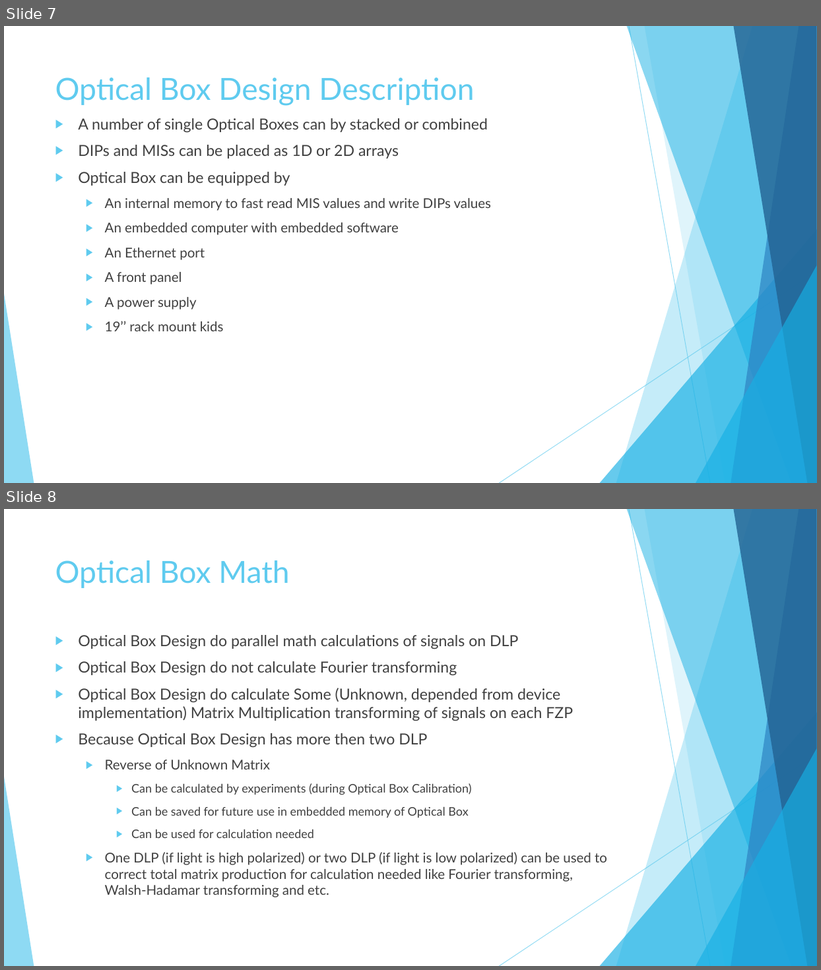
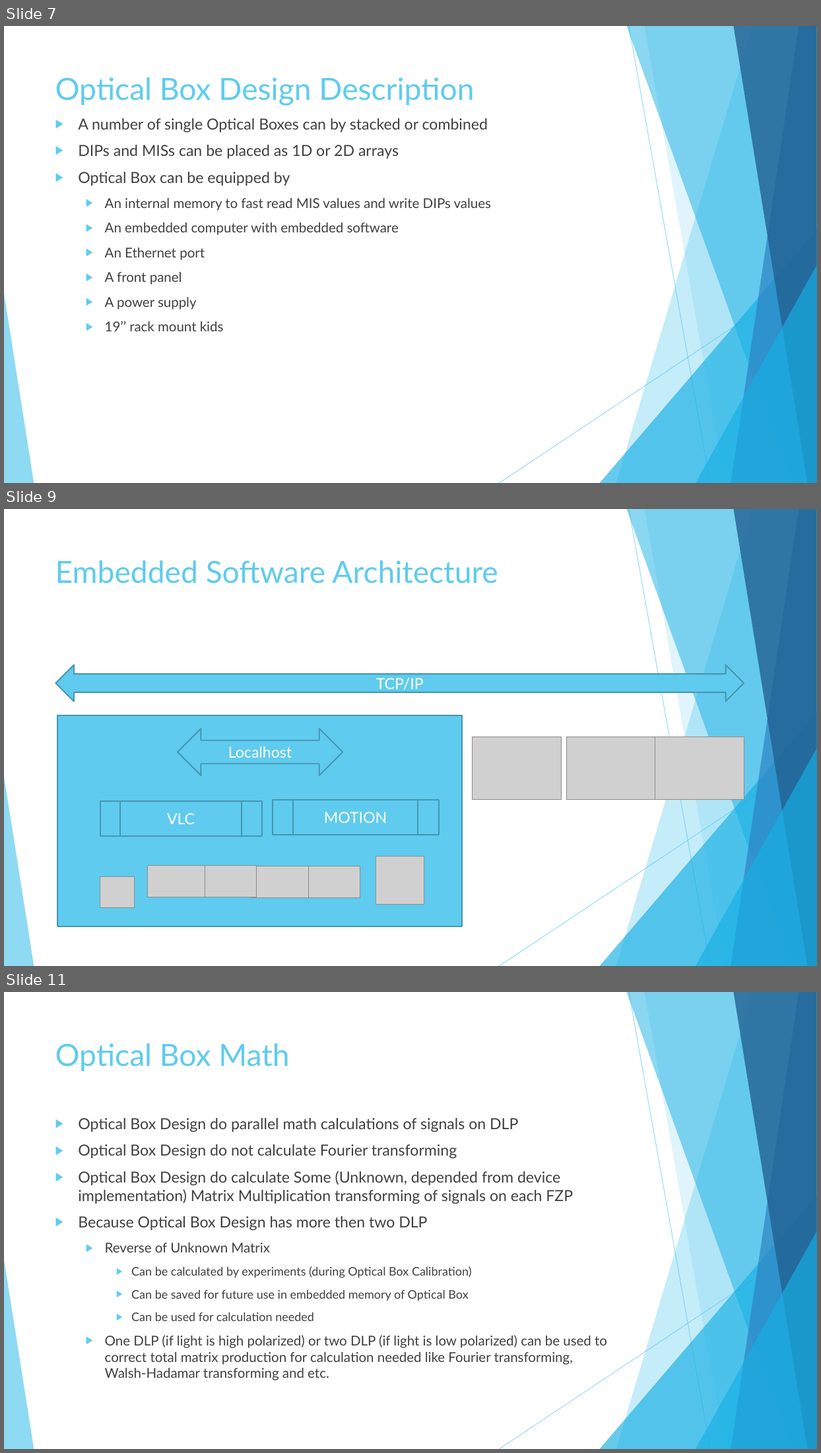
Before and after one commit to dprotopopov/lensProject, a slide deck: Presentations/Optical Box Math.pptx. Shown one above the other, each under a label of ours: slides 7 and 8 before the commit, slides 7, 9 and 11 after it; the slides between them are not shown. The pictures are 821x970 and 821x1453 pixels, drawn with LibreOffice and Linux fonts; fonts in the diff are those of the drawing; grey boxes stand for pictures. Boxes give left, top, right and bottom in pixels: in the first picture for what was removed or moved away, otherwise in the second. Text is boxed around its words. In the diff, an @@ line names an element or a change of style, - is before the commit and + after.

```diff
--- a/Presentations/Optical Box Math.pptx
+++ b/Presentations/Optical Box Math.pptx
@@ slide 9 added at (x1=4, y1=509, x2=817, y2=966), background #FFFFFF; not listed: 10 template elements that a slide beside it also shows @@
@@ title added at (x1=55, y1=560, x2=498, y2=584), 36 pt, text #5FCBEF @@
+Embedded Software Architecture
@@ left right arrow added at (x1=56, y1=665, x2=745, y2=702), fill #5FCBEF, outline #4696B1 1.5 pt, 18 pt, text #FFFFFF @@
+TCP/IP
@@ rectangle added at (x1=57, y1=716, x2=462, y2=926), fill #5FCBEF, outline #4696B1 1.5 pt @@
@@ left right arrow added at (x1=178, y1=729, x2=343, y2=776), fill #5FCBEF, outline #4696B1 1.5 pt, 18 pt, text #FFFFFF @@
+Localhost
@@ picture added at (x1=473, y1=737, x2=562, y2=800) @@
@@ picture added at (x1=566, y1=737, x2=655, y2=800) @@
@@ picture added at (x1=655, y1=737, x2=745, y2=800) @@
@@ flow chart predefined process added at (x1=100, y1=802, x2=262, y2=836), fill #5FCBEF, outline #4696B1 1.5 pt, 18 pt, text #FFFFFF @@
+VLC
@@ flow chart predefined process added at (x1=273, y1=800, x2=439, y2=835), fill #5FCBEF, outline #4696B1 1.5 pt, 18 pt, text #FFFFFF @@
+MOTION
@@ picture added at (x1=376, y1=857, x2=424, y2=905) @@
@@ picture added at (x1=100, y1=877, x2=135, y2=908) @@
@@ picture added at (x1=148, y1=866, x2=205, y2=898) @@
@@ picture added at (x1=199, y1=866, x2=257, y2=898) @@
@@ picture added at (x1=251, y1=867, x2=308, y2=898) @@
@@ picture added at (x1=302, y1=867, x2=360, y2=898) @@
@@ what was slide 8 is now slide 11 @@
```
Also in this commit, not shown: 2 other slides added, 2 other files.
